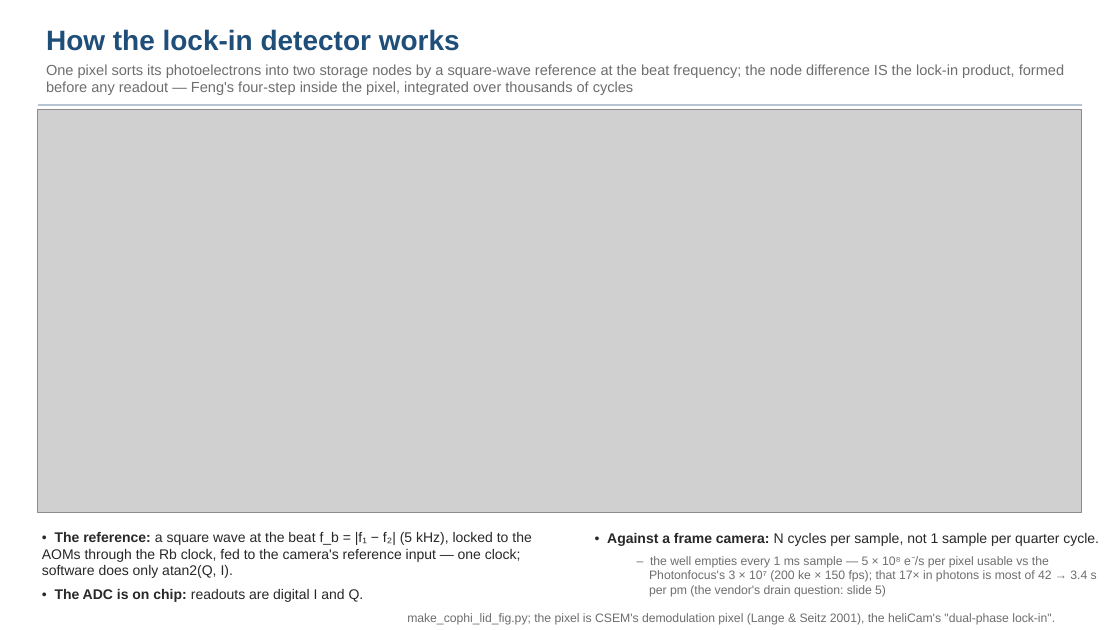
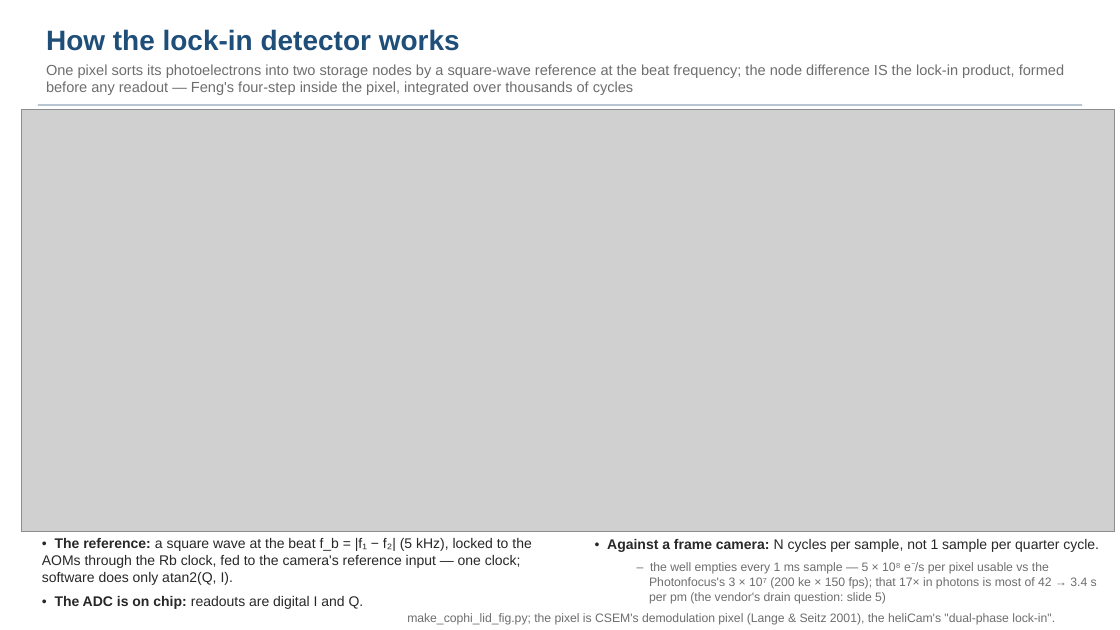
Before and after one commit to nasa-jpl/macos, a slide deck: slide 6 of demo_session/deck_cophi.pptx. Drawn at 1120x630 pixels with LibreOffice and Linux fonts; fonts in the diff are those of the drawing; grey boxes stand for pictures. Boxes give left, top, right and bottom in pixels: in the first picture for what was removed or moved away, otherwise in the second. Text is boxed around its words. In the diff, an @@ line names an element or a change of style, - is before the commit and + after.

```diff
--- a/demo_session/deck_cophi.pptx
+++ b/demo_session/deck_cophi.pptx
@@ picture: place and size @@
-picture at <box>38,109,1082,513</box>
+picture at <box>21,109,1115,532</box>
@@ text "• The reference: a square ...": place and size @@
-text "• The reference: a square ..." at <box>42,532,531,602</box>
+text "• The reference: a square ..." at <box>42,538,531,609</box>
@@ text "• Against a frame camera: ...": place and size @@
-text "• Against a frame camera: ..." at <box>607,533,1099,597</box>
+text "• Against a frame camera: ..." at <box>607,539,1099,604</box>
```
Also in this commit, not shown: 10 other slides changed, 6 other files.
